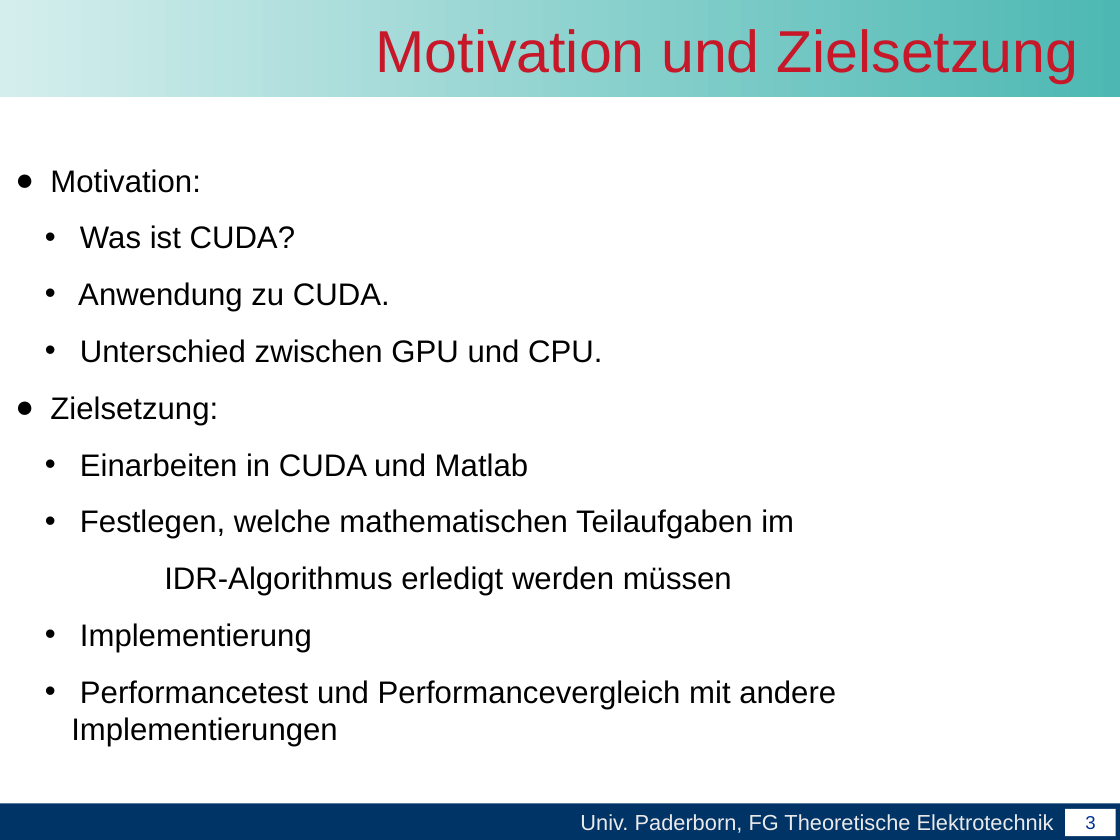
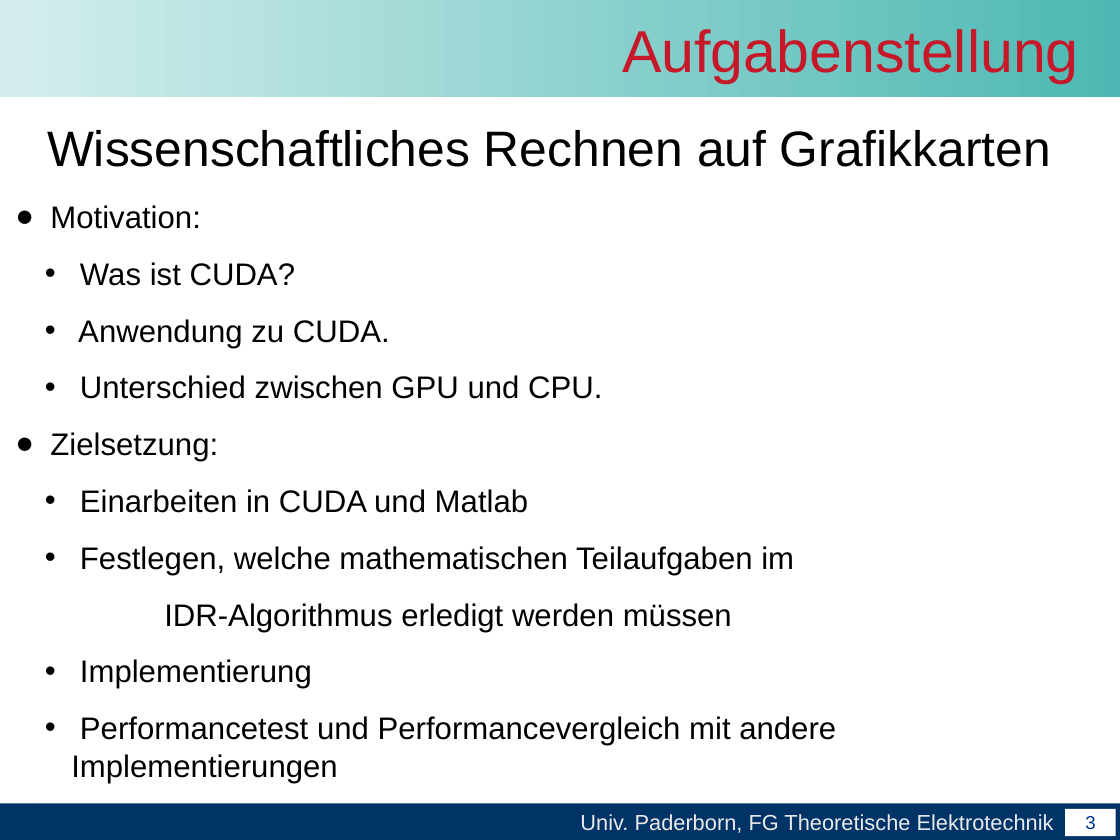
Before and after one commit to unconditional/projektarbeitcuda, a slide deck: slide 3 of Vortrag/Zwischenvortrag der Projektarbeit CUDA.ppt. Drawn at 1120x840 pixels with LibreOffice and Linux fonts; fonts in the diff are those of the drawing; background and template pictures are left out. Boxes give left, top, right and bottom in pixels: in the first picture for what was removed or moved away, otherwise in the second. Text is boxed around its words. In the diff, an @@ line names an element or a change of style, - is before the commit and + after.

```diff
--- a/Vortrag/Zwischenvortrag der Projektarbeit CUDA.ppt
+++ b/Vortrag/Zwischenvortrag der Projektarbeit CUDA.ppt
@@ title at [622,29,1079,83]: text changed @@
-Motivation und Zielsetzung
+Aufgabenstellung
@@ text added at [47,130,1051,167], 32 pt, text #000000 @@
+Wissenschaftliches Rechnen auf Grafikkarten
@@ text "Motivation:": place and size @@
-text "Motivation:" at [50,169,836,746]
+text "Motivation:" at [50,205,836,783]
```
Also in this commit, not shown: 13 other slides changed, 12 slides added, 2 slides removed.
